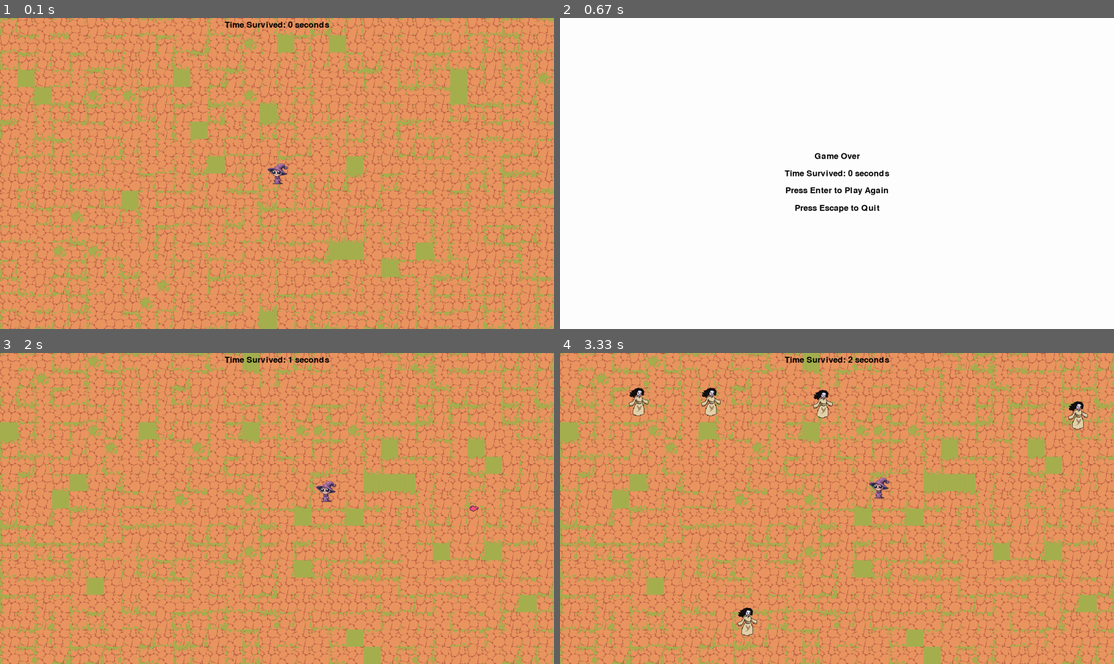
Above: before the commit, frames 1-4 (two rows, left to right).
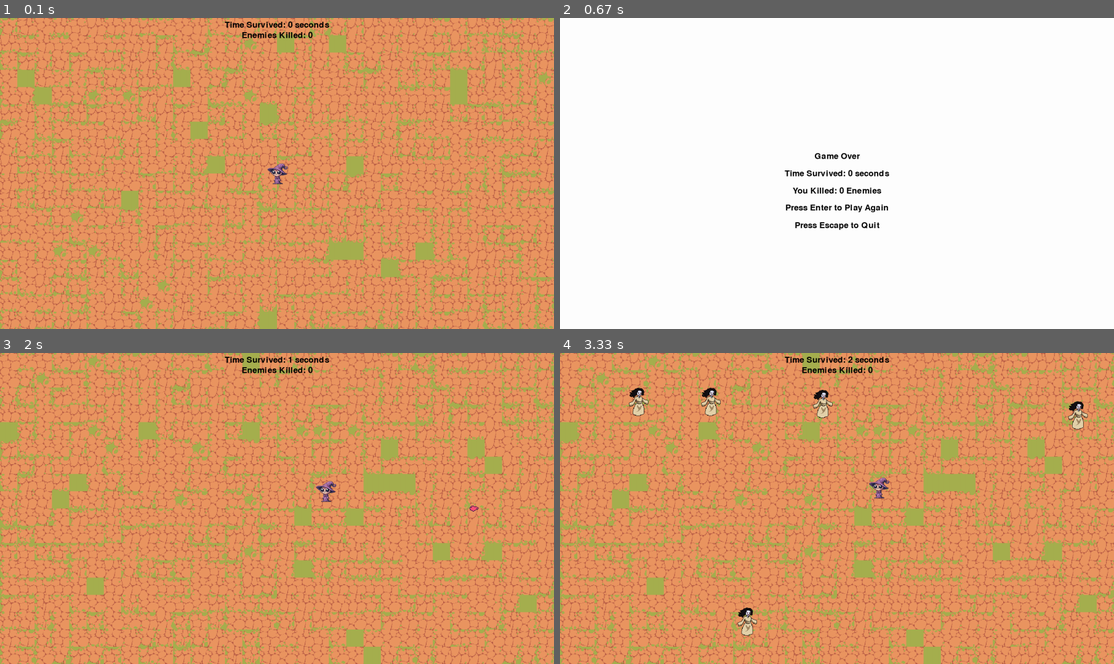
Above: after the commit, the same moments.

Repository: brandoncopeman/pygameGeoWarsLike
Game: pygame game, started from main.py
Same seed, same stepped clock (60 frames per second), same inputs: the game is played once before the commit and once after it.
Inputs (mouse positions are in pixels of both pictures, inside the frame that each line leads up to):
- Up to frame 1 (0.1 s): no input
- Up to frame 2 (0.67 s): tap Esc at 0.33 s
- Up to frame 3 (2 s): tap Enter at 0.67 s; click (454, 499) at 1.05 s; hold D 1.33-1.8 s; move the mouse to (282, 530) at 1.37 s; hold W from 1.83 s (still down)
- Up to frame 4 (3.33 s): release W at 2.13 s; hold D 2.17-2.63 s; hold A 2.67-3.2 s; hold S from 3.23 s (still down)

The runs differ from the first frame. In frame 1, 0.2% of the frame differs, in the area x 43-57%, y 4-7%; in frame 2, 0.7%, in the area x 40-60%, y 54-69%; in frame 3, 0.2%; in frame 4, 0.2%.

Commit message:
added kill counter

Diff:
--- a/game.py
+++ b/game.py
@@ -33,6 +33,7 @@
     start_time = pygame.time.get_ticks()
     last_enemy_spawn_time = start_time
     enemies_to_spawn = initial_enemy_count  # Start with 5 enemies for the first spawn
+    kills = 0
 
     # Game loop
     running = True
@@ -90,6 +91,7 @@
                     # Destroy both projectile and enemy on collision
                     projectile.kill()
                     enemy.kill()
+                    kills += 1
                     death_sound.play()  # Play death sound
 
 
@@ -117,7 +119,12 @@
 
         # Render the timer
         timer_text = font.render(f"Time Survived: {elapsed_time} seconds", True, BLACK)
+        kills_text = font.render(f"Enemies Killed: {kills}", True, BLACK)
         timer_rect = timer_text.get_rect(center=(SCREEN_WIDTH // 2, 20))
+        kills_rect = kills_text.get_rect(center=(SCREEN_WIDTH // 2, 50))  # Display kills below the timer
+
+
+
 
 
 
@@ -131,6 +138,8 @@
 
         # Draw the timer on the screen
         screen.blit(timer_text, timer_rect)
+        screen.blit(kills_text, kills_rect)
+
 
         # Refresh the screen
         pygame.display.flip()
@@ -139,4 +148,4 @@
         clock.tick(FPS)
 
     # Show the game over screen
-    show_game_over_screen(elapsed_time, clock)
+    show_game_over_screen(elapsed_time, clock, kills)
--- a/gameover.py
+++ b/gameover.py
@@ -1,7 +1,7 @@
 import pygame
 from settings import *
 
-def show_game_over_screen(score, clock):
+def show_game_over_screen(score, clock, kills):
     game_over = True
     while game_over:
         for event in pygame.event.get():
@@ -19,16 +19,19 @@
         screen.fill(WHITE)
         game_over_text = font.render("Game Over", True, BLACK)
         score_text = font.render(f"Time Survived: {score} seconds", True, BLACK)
+        kill_text = font.render(f"You Killed: {kills} Enemies", True, BLACK)
         play_again_text = font.render("Press Enter to Play Again", True, BLACK)
         quit_text = font.render("Press Escape to Quit", True, BLACK)
 
         game_over_rect = game_over_text.get_rect(center=(SCREEN_WIDTH // 2, SCREEN_HEIGHT // 2 - 50))
         score_rect = score_text.get_rect(center=(SCREEN_WIDTH // 2, SCREEN_HEIGHT // 2))
-        play_again_rect = play_again_text.get_rect(center=(SCREEN_WIDTH // 2, SCREEN_HEIGHT // 2 + 50))
-        quit_rect = quit_text.get_rect(center=(SCREEN_WIDTH // 2, SCREEN_HEIGHT // 2 + 100))
+        kill_rect = kill_text.get_rect(center=(SCREEN_WIDTH // 2, SCREEN_HEIGHT // 2 + 50))
+        play_again_rect = play_again_text.get_rect(center=(SCREEN_WIDTH // 2, SCREEN_HEIGHT // 2 + 100))
+        quit_rect = quit_text.get_rect(center=(SCREEN_WIDTH // 2, SCREEN_HEIGHT // 2 + 150))
 
         screen.blit(game_over_text, game_over_rect)
         screen.blit(score_text, score_rect)
+        screen.blit(kill_text, kill_rect)
         screen.blit(play_again_text, play_again_rect)
         screen.blit(quit_text, quit_rect)
 
